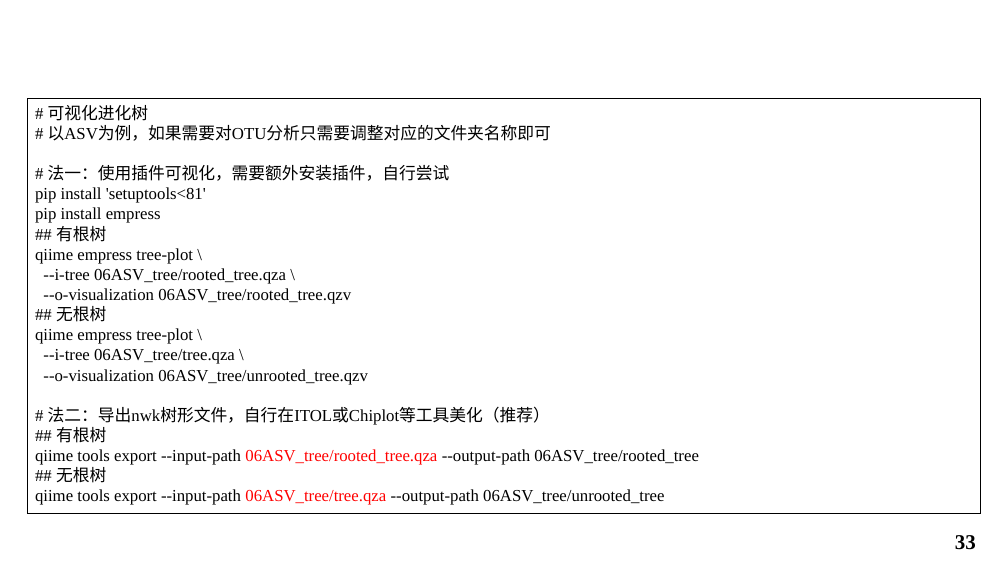
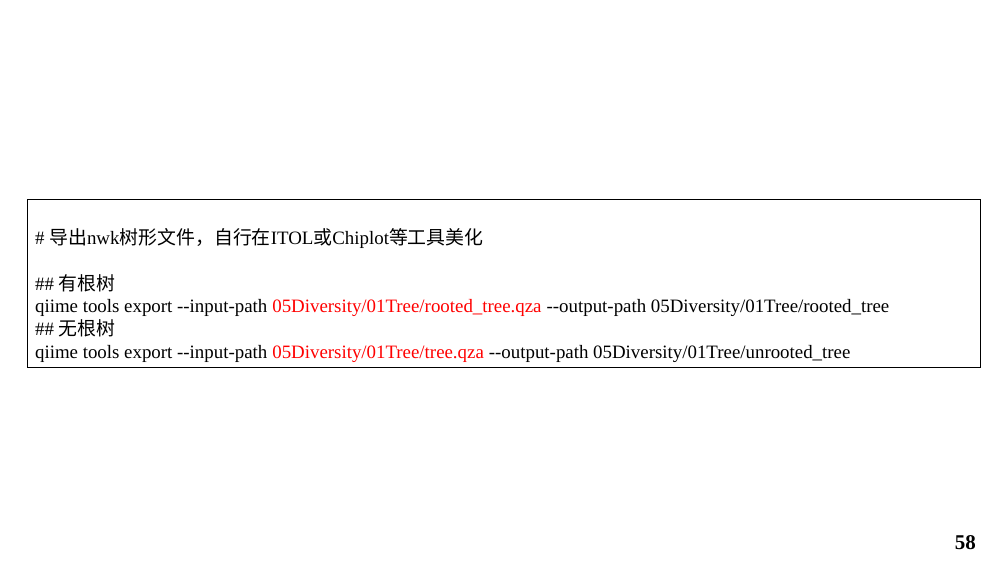
Before and after one commit to shueho/BioDataTools, a slide deck: slide 58 of Toy/16S.pptx (slide 33 before the commit). Drawn at 1008x567 pixels with LibreOffice and Linux fonts; fonts in the diff are those of the drawing; background and template pictures are left out. Boxes give left, top, right and bottom in pixels: in the first picture for what was removed or moved away, otherwise in the second. Text is boxed around its words. In the diff, an @@ line names an element or a change of style, - is before the commit and + after.

```diff
--- a/Toy/16S.pptx
+++ b/Toy/16S.pptx
@@ rectangle "# 导出nwk树形文件，自行在ITOL或Chiplot等工具美化": place and size @@
-rectangle "# 导出nwk树形文件，自行在ITOL或Chiplot等工具美化" at (28,98,981,513)
+rectangle "# 导出nwk树形文件，自行在ITOL或Chiplot等工具美化" at (28,200,981,368)
@@ text in rectangle at (49,228,483,248): text changed; size 16 to 18 pt @@
-# 可视化进化树
-# 以ASV为例，如果需要对OTU分析只需要调整对应的文件夹名称即可
-# 法一：使用插件可视化，需要额外安装插件，自行尝试
-pip install 'setuptools<81'
-pip install empress
+# 导出nwk树形文件，自行在ITOL或Chiplot等工具美化
@@ text in rectangle at (35,299,889,316): text changed; size 16 to 18 pt @@
-qiime empress tree-plot \
---i-tree 06ASV_tree/rooted_tree.qza \
---o-visualization 06ASV_tree/rooted_tree.qzv
+qiime tools export --input-path 05Diversity/01Tree/rooted_tree.qza --output-path 05Diversity/01Tree/rooted_tree
@@ text in rectangle at (59,274,116,337): size 16 to 18 pt in "## 有根树", "## 无根树" @@
@@ text in rectangle at (35,345,850,362): text changed; size 16 to 18 pt @@
-qiime empress tree-plot \
---i-tree 06ASV_tree/tree.qza \
---o-visualization 06ASV_tree/unrooted_tree.qzv
-# 法二：导出nwk树形文件，自行在ITOL或Chiplot等工具美化（推荐）
-## 有根树
-qiime tools export --input-path 06ASV_tree/rooted_tree.qza --output-path 06ASV_tree/rooted_tree
-## 无根树
-qiime tools export --input-path 06ASV_tree/tree.qza --output-path 06ASV_tree/unrooted_tree
+qiime tools export --input-path 05Diversity/01Tree/tree.qza --output-path 05Diversity/01Tree/unrooted_tree
@@ page number at (955,535,976,550): text changed @@
-33
+58
```
Also in this commit, not shown: 50 other slides changed, 20 slides added, 13 slides removed.
